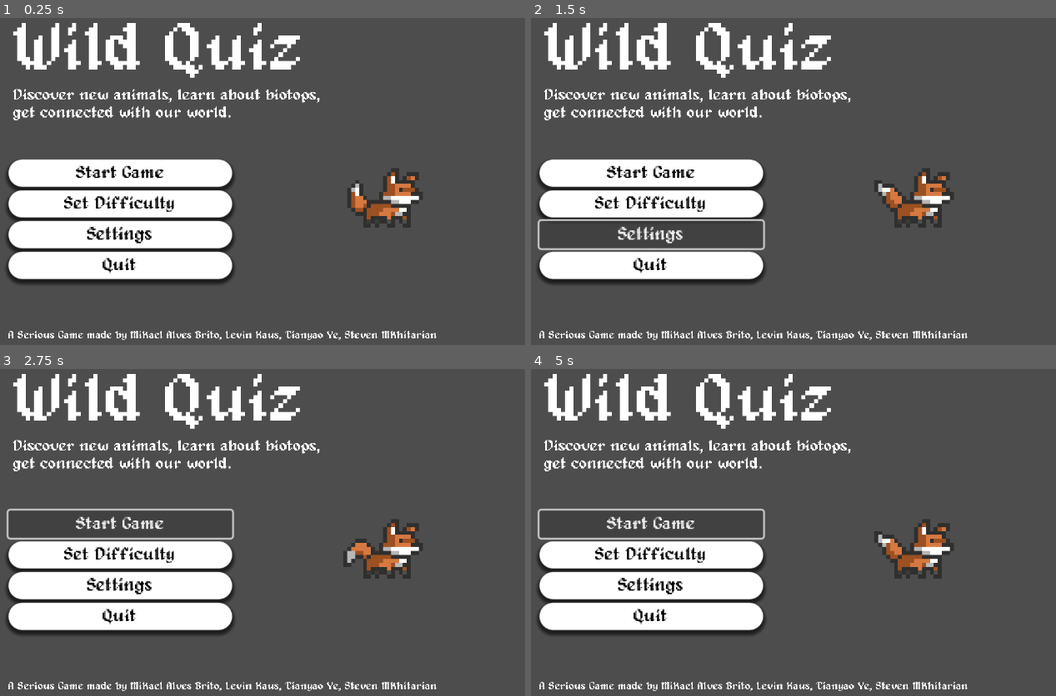
Above: before the commit, frames 1-4 (two rows, left to right).
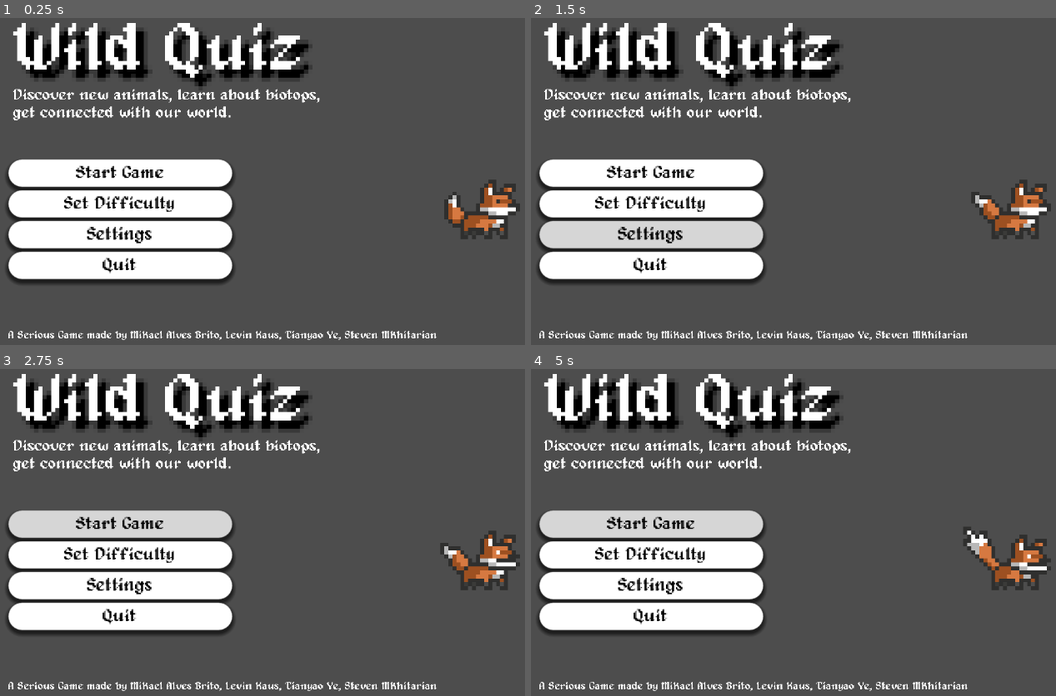
Above: after the commit, the same moments.

Repository: Mika2911ab/wild-quiz
Game: Godot game, scene res://scenes/MainMenu.tscn
Same seed, same stepped clock (60 frames per second), same inputs: the game is played once before the commit and once after it.
Inputs:
- Up to frame 1 (0.25 s): no input
- Up to frame 2 (1.5 s): click "Set Difficulty" at 0.5 s; click "Settings" at 1.25 s
- Up to frame 3 (2.75 s): click "Start Game" at 2 s
- Up to frame 4 (5 s): click "Start Game" at 2.75 s; click "Set Difficulty" at 3.5 s; click "Start Game" at 4.25 s

The runs differ from the first frame. In frame 1, 6.1% of the frame differs, in the area x 4-100%, y 4-68%; in frame 2, 10%; in frame 3, 10%; in frame 4, 10%, in the area x 1-100%, y 4-68%.

Commit message:
add signals to buttons; camera now remains in frame when fox moves; fox moves more slowly

Diff:
--- a/main_menu.gd
+++ b/main_menu.gd
@@ -1,15 +1,19 @@
 extends Control
 
 func _on_start_game_pressed():
-	get_tree().change_scene_to_file("res://Game.tscn") # Or load_scene("...") in Godot 4
+	print("Game started")
+	get_tree().change_scene_to_file("res://game.tscn") # Or load_scene("...") in Godot 4
 
 func _on_set_difficulty_pressed():
+	print("Set difficulty")
 	# Open difficulty submenu or popup
 	$DifficultyPanel.visible = true
 
 func _on_settings_pressed():
+	print("Go into settings")
 	# Open settings panel
-	$SettingsPanel.visible = true
+	#$SettingsPanel.visible = true
 
 func _on_quit_pressed():
+	print("Quit game")
 	get_tree().quit()
--- a/scenes/MainMenu.tscn
+++ b/scenes/MainMenu.tscn
@@ -1,9 +1,10 @@
-[gd_scene load_steps=61 format=3 uid="uid://biaqn65s1pguc"]
+[gd_scene load_steps=65 format=3 uid="uid://biaqn65s1pguc"]
 
 [ext_resource type="Script" uid="uid://crp3cw182qqxw" path="res://main_menu.gd" id="1_i26rj"]
 [ext_resource type="Texture2D" uid="uid://hrtimjs7vwpn" path="res://assets/sprites/Fox Sprite Sheet.png" id="2_0ykhv"]
 [ext_resource type="Script" uid="uid://dota204jo626s" path="res://scenes/camera_2d.gd" id="2_ow34m"]
 [ext_resource type="FontFile" uid="uid://dne4aphor0uht" path="res://alagard.ttf" id="3_2wh52"]
+[ext_resource type="Script" uid="uid://enkrjgyq8mgo" path="res://scenes/fox_script.gd" id="3_l72w3"]
 
 [sub_resource type="AtlasTexture" id="AtlasTexture_eiy7p"]
 atlas = ExtResource("2_0ykhv")
@@ -415,6 +416,26 @@
 "name": &"surprised",
 "speed": 8.0
 }]
+
+[sub_resource type="StyleBoxEmpty" id="StyleBoxEmpty_ow34m"]
+
+[sub_resource type="StyleBoxFlat" id="StyleBoxFlat_ow34m"]
+bg_color = Color(0.838897, 0.838897, 0.838897, 1)
+corner_radius_top_left = 16
+corner_radius_top_right = 16
+corner_radius_bottom_right = 16
+corner_radius_bottom_left = 16
+shadow_size = 5
+shadow_offset = Vector2(0, 3.41)
+
+[sub_resource type="StyleBoxFlat" id="StyleBoxFlat_l72w3"]
+bg_color = Color(0.739288, 0.739288, 0.739288, 1)
+corner_radius_top_left = 16
+corner_radius_top_right = 16
+corner_radius_bottom_right = 16
+corner_radius_bottom_left = 16
+shadow_size = 5
+shadow_offset = Vector2(0, 3.41)
 
 [sub_resource type="StyleBoxFlat" id="StyleBoxFlat_0ykhv"]
 bg_color = Color(1, 1, 1, 1)
@@ -425,101 +446,142 @@
 shadow_size = 5
 shadow_offset = Vector2(0, 3.41)
 
-[node name="Control" type="Control"]
-layout_mode = 3
-anchors_preset = 15
-anchor_right = 1.0
-anchor_bottom = 1.0
-grow_horizontal = 2
-grow_vertical = 2
-script = ExtResource("1_i26rj")
-
-[node name="Camera2D" type="Camera2D" parent="."]
+[node name="MainMenu" type="Node2D"]
+
+[node name="Fox" type="Node2D" parent="."]
+
+[node name="Fox Sprite" type="AnimatedSprite2D" parent="Fox"]
+position = Vector2(723, 261)
+scale = Vector2(1.7223, 1.7223)
+sprite_frames = SubResource("SpriteFrames_e2xy7")
+animation = &"idle"
+autoplay = "idle"
+script = ExtResource("3_l72w3")
+
+[node name="Camera2D" type="Camera2D" parent="Fox"]
 position = Vector2(655, 261)
 zoom = Vector2(4, 4)
 script = ExtResource("2_ow34m")
-
-[node name="Fox" type="AnimatedSprite2D" parent="Camera2D"]
-position = Vector2(26, -5)
-scale = Vector2(1.7223, 1.7223)
-sprite_frames = SubResource("SpriteFrames_e2xy7")
-animation = &"moving"
-autoplay = "idle"
-frame_progress = 0.0412047
-
-[node name="Options (VBox)" type="VBoxContainer" parent="Camera2D"]
-offset_left = -136.0
-offset_top = -7.0
-offset_right = 118.0
-offset_bottom = 129.0
+fox_path = NodePath("../Fox Sprite")
+
+[node name="UI" type="Control" parent="Fox/Camera2D"]
+layout_mode = 3
+anchors_preset = 0
+offset_left = -655.0
+offset_top = -261.0
+offset_right = -615.0
+offset_bottom = -221.0
+script = ExtResource("1_i26rj")
+
+[node name="Options (VBox)" type="VBoxContainer" parent="Fox/Camera2D/UI"]
+offset_left = 519.0
+offset_top = 254.0
+offset_right = 773.0
+offset_bottom = 390.0
 scale = Vector2(0.380883, 0.380883)
 
-[node name="StartGame" type="Button" parent="Camera2D/Options (VBox)"]
+[node name="StartGame" type="Button" parent="Fox/Camera2D/UI/Options (VBox)"]
 layout_mode = 2
 size_flags_vertical = 3
+theme_override_colors/font_hover_pressed_color = Color(0, 0, 0, 1)
+theme_override_colors/font_hover_color = Color(0, 0, 0, 1)
 theme_override_colors/font_color = Color(0, 0, 0, 1)
+theme_override_colors/font_focus_color = Color(0, 0, 0, 1)
+theme_override_colors/font_pressed_color = Color(0, 0, 0, 1)
 theme_override_fonts/font = ExtResource("3_2wh52")
 theme_override_font_sizes/font_size = 20
+theme_override_styles/focus = SubResource("StyleBoxEmpty_ow34m")
+theme_override_styles/hover = SubResource("StyleBoxFlat_ow34m")
+theme_override_styles/pressed = SubResource("StyleBoxFlat_l72w3")
 theme_override_styles/normal = SubResource("StyleBoxFlat_0ykhv")
 text = "Start Game"
 
-[node name="Button2" type="Button" parent="Camera2D/Options (VBox)"]
+[node name="Difficulty" type="Button" parent="Fox/Camera2D/UI/Options (VBox)"]
 layout_mode = 2
 size_flags_vertical = 3
+theme_override_colors/font_hover_pressed_color = Color(0, 0, 0, 1)
+theme_override_colors/font_hover_color = Color(0, 0, 0, 1)
 theme_override_colors/font_color = Color(0, 0, 0, 1)
+theme_override_colors/font_focus_color = Color(0, 0, 0, 1)
+theme_override_colors/font_pressed_color = Color(0, 0, 0, 1)
 theme_override_fonts/font = ExtResource("3_2wh52")
 theme_override_font_sizes/font_size = 20
+theme_override_styles/focus = SubResource("StyleBoxEmpty_ow34m")
+theme_override_styles/hover = SubResource("StyleBoxFlat_ow34m")
+theme_override_styles/pressed = SubResource("StyleBoxFlat_l72w3")
 theme_override_styles/normal = SubResource("StyleBoxFlat_0ykhv")
 text = "Set Difficulty"
 
-[node name="Button3" type="Button" parent="Camera2D/Options (VBox)"]
+[node name="Settings" type="Button" parent="Fox/Camera2D/UI/Options (VBox)"]
 layout_mode = 2
 size_flags_vertical = 3
+theme_override_colors/font_hover_pressed_color = Color(0, 0, 0, 1)
+theme_override_colors/font_hover_color = Color(0, 0, 0, 1)
 theme_override_colors/font_color = Color(0, 0, 0, 1)
+theme_override_colors/font_focus_color = Color(0, 0, 0, 1)
+theme_override_colors/font_pressed_color = Color(0, 0, 0, 1)
 theme_override_fonts/font = ExtResource("3_2wh52")
 theme_override_font_sizes/font_size = 20
+theme_override_styles/focus = SubResource("StyleBoxEmpty_ow34m")
+theme_override_styles/hover = SubResource("StyleBoxFlat_ow34m")
+theme_override_styles/pressed = SubResource("StyleBoxFlat_l72w3")
 theme_override_styles/normal = SubResource("StyleBoxFlat_0ykhv")
 text = "Settings"
 
-[node name="Button4" type="Button" parent="Camera2D/Options (VBox)"]
+[node name="Quit" type="Button" parent="Fox/Camera2D/UI/Options (VBox)"]
 layout_mode = 2
 size_flags_vertical = 3
+theme_override_colors/font_hover_pressed_color = Color(0, 0, 0, 1)
+theme_override_colors/font_hover_color = Color(0, 0, 0, 1)
 theme_override_colors/font_color = Color(0, 0, 0, 1)
+theme_override_colors/font_focus_color = Color(0, 0, 0, 1)
+theme_override_colors/font_pressed_color = Color(0, 0, 0, 1)
 theme_override_fonts/font = ExtResource("3_2wh52")
 theme_override_font_sizes/font_size = 20
+theme_override_styles/focus = SubResource("StyleBoxEmpty_ow34m")
+theme_override_styles/hover = SubResource("StyleBoxFlat_ow34m")
+theme_override_styles/pressed = SubResource("StyleBoxFlat_l72w3")
 theme_override_styles/normal = SubResource("StyleBoxFlat_0ykhv")
 text = "Quit"
 
-[node name="Title" type="Label" parent="Camera2D"]
-offset_left = -134.0
-offset_top = -68.0
-offset_right = -60.0
-offset_bottom = -45.0
+[node name="Title" type="Label" parent="Fox/Camera2D/UI"]
+offset_left = 521.0
+offset_top = 193.0
+offset_right = 595.0
+offset_bottom = 216.0
 scale = Vector2(1.82333, 1.82333)
+theme_override_colors/font_shadow_color = Color(0, 0, 0, 1)
+theme_override_constants/shadow_offset_x = 2
+theme_override_constants/shadow_offset_y = 2
 theme_override_fonts/font = ExtResource("3_2wh52")
 text = "Wild Quiz"
 
-[node name="Subtitle" type="VBoxContainer" parent="Camera2D"]
-offset_left = -134.0
-offset_top = -38.0
-offset_right = 180.0
-offset_bottom = 2.0
+[node name="Subtitle" type="VBoxContainer" parent="Fox/Camera2D/UI"]
+offset_left = 521.0
+offset_top = 223.0
+offset_right = 835.0
+offset_bottom = 263.0
 scale = Vector2(0.423567, 0.423567)
 
-[node name="Subtitle" type="Label" parent="Camera2D/Subtitle"]
+[node name="Subtitle" type="Label" parent="Fox/Camera2D/UI/Subtitle"]
 layout_mode = 2
 theme_override_fonts/font = ExtResource("3_2wh52")
 text = "Discover new animals, learn about biotops,
 get connected with our world."
 
-[node name="Creators" type="VBoxContainer" parent="Camera2D"]
-offset_left = -136.0
-offset_top = 67.0
-offset_right = 532.0
-offset_bottom = 107.0
+[node name="Creators" type="VBoxContainer" parent="Fox/Camera2D/UI"]
+offset_left = 519.0
+offset_top = 328.0
+offset_right = 1187.0
+offset_bottom = 368.0
 scale = Vector2(0.289762, 0.289762)
 
-[node name="Label" type="Label" parent="Camera2D/Creators"]
+[node name="Label" type="Label" parent="Fox/Camera2D/UI/Creators"]
 layout_mode = 2
 theme_override_fonts/font = ExtResource("3_2wh52")
 text = "A Serious Game made by Mikael Alves Brito, Levin Kaus, Tianyao Ye, Steven Mkhitarian"
+
+[connection signal="pressed" from="Fox/Camera2D/UI/Options (VBox)/StartGame" to="Fox/Camera2D/UI" method="_on_start_game_pressed"]
+[connection signal="pressed" from="Fox/Camera2D/UI/Options (VBox)/Difficulty" to="Fox/Camera2D/UI" method="_on_difficulty_pressed"]
+[connection signal="pressed" from="Fox/Camera2D/UI/Options (VBox)/Settings" to="Fox/Camera2D/UI" method="_on_settings_pressed"]
+[connection signal="pressed" from="Fox/Camera2D/UI/Options (VBox)/Quit" to="Fox/Camera2D/UI" method="_on_quit_pressed"]
--- a/scenes/animated_sprite_2d.gd
+++ /dev/null
@@ -1,62 +0,0 @@
-extends AnimatedSprite2D
-
-@onready var anim_sprite = $AnimatedSprite2D
-@export var walk_radius := 300
-@export var walk_speed := 100
-@export var state_time_range := Vector2(3.0, 4.0)
-
-var current_state = ""
-var state_timer := 0.0
-var target_position := Vector2.ZERO
-
-signal moving_started
-signal moving_stopped
-
-func _ready():
-	choose_new_state()
-
-func _process(delta):
-	state_timer -= delta
-
-	match current_state:
-		"idle":
-			# Do nothing
-			pass
-		"sleeping":
-			pass
-		"jumping":
-			pass
-		"moving":
-			move_towards_target(delta)
-		"surprised":
-			pass
-		"look_around":
-			pass
-
-
-	if state_timer <= 0:
-		choose_new_state()
-
-func choose_new_state():
-	var states = ["idle", "sleeping", "jumping", "moving", "look_around", "surprised"]
-	var new_state = states[randi() % states.size()]
-	set_state(new_state)
-
-func set_state(state: String):
-	if current_state == "moving" and state != "moving":
-		emit_signal("moving_stopped")
-
-	current_state = state
-	anim_sprite.play(state)
-	state_timer = randf_range(state_time_range.x, state_time_range.y)
-
-	if state == "moving":
-		target_position = global_position + Vector2(randf_range(-walk_radius, walk_radius), randf_range(-walk_radius, walk_radius))
-		emit_signal("moving_started")
-
-func move_towards_target(delta):
-	var dir = (target_position - global_position).normalized()
-	global_position += dir * walk_speed * delta
-
-	if global_position.distance_to(target_position) < 10:
-		choose_new_state()
--- /dev/null
+++ b/scenes/fox_script.gd
@@ -0,0 +1,59 @@
+extends AnimatedSprite2D
+
+signal moving_started
+signal moving_stopped
+
+@export var walk_radius := 300.0
+@export var walk_speed := 30.0
+@export var state_time_range := Vector2(2.0, 3.0)
+
+var current_state := ""
+var state_timer := 0.0
+var target_position := Vector2.ZERO
+
+func _ready():
+	randomize()
+	choose_new_state()
+
+
+
+func _process(delta):
+	state_timer -= delta
+
+	if current_state == "moving":
+		move_towards_target(delta)
+
+	if state_timer <= 0:
+		choose_new_state()
+	#print("Fox position:", global_position)
+
+
+func choose_new_state():
+	var states = ["idle", "sleeping", "jumping", "moving", "look_around", "surprised", "moving", "moving", "moving"]
+	var new_state = states[randi() % states.size()]
+	set_state(new_state)
+
+func set_state(state: String):
+	if current_state == "moving" and state != "moving":
+		emit_signal("moving_stopped")
+
+	current_state = state
+	state_timer = randf_range(state_time_range.x, state_time_range.y)
+	play(state)
+
+	if state == "moving" or state=="jumping":
+		emit_signal("moving_started")
+		var random_offset = Vector2(
+			randf_range(-walk_radius, walk_radius),
+			randf_range(-walk_radius, walk_radius)
+		)
+		target_position = global_position + random_offset
+		print("New target:", target_position)
+
+
+func move_towards_target(delta):
+	var direction = (target_position - global_position).normalized()
+	global_position += direction * walk_speed * delta
+
+	if global_position.distance_to(target_position) < 10:
+		choose_new_state()
Renamed: scenes/animated_sprite_2d.gd.uid -> scenes/fox_script.gd.uid
